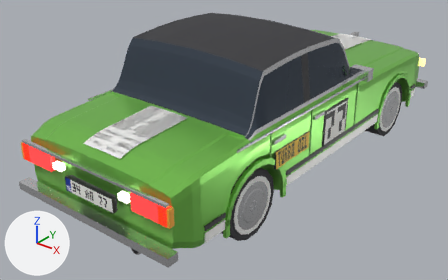
The glTF model assets/cars/kartal/kartal.glb as it was, and as the next commit left it.
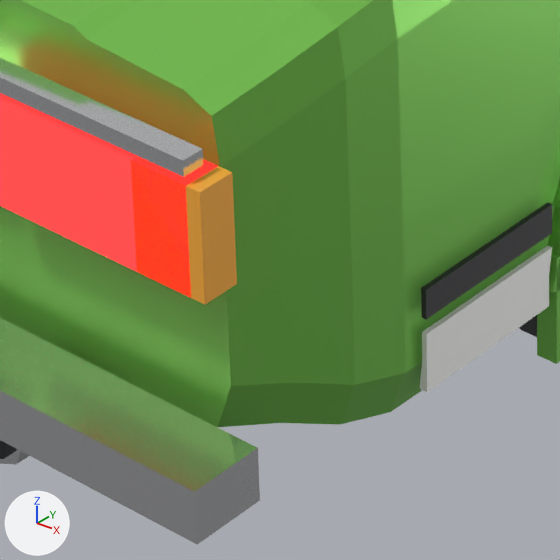
The first picture shows the older version from a 50 mm lens placed at (3.21, -4.64, 2.89), pointed at (-0.15, -0.44, 0.29). The close-ups show the older and then the newer version on the part from 30% to 51% of the width and 64% to 97% of the height of that picture. Only the edits that show in the close-ups are written down. Every picture has the same lights, and +X, +Y and +Z are marked at lower left. Where no turn or scale is listed for an object, it has been applied to the vertices. Vertices at exactly the same position are counted once.

In view in the first close-up: 'body', 'livery' and 1 more.
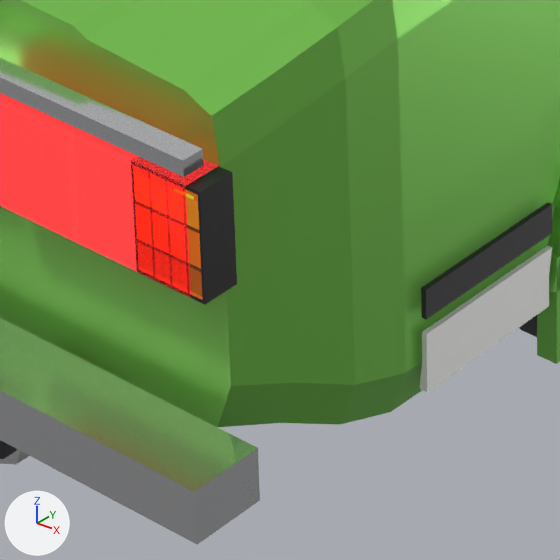
Location of each change, [x1, y1, x2, y2] in pixels of the close-ups (560 x 560 px):
'body', surface changed (darker)
    both: [0, 35, 240, 308]
part 1 of me_body, surface changed (darker)
    both: [0, 93, 237, 305]

The change in detail:
Picture 'detail_indicator' (img_detail_indicator) is new.
Picture 'detail_taillight' (img_detail_taillight) is new.
Picture 'detail_headlight' (img_detail_headlight) is new.
In material 'car_headlight' (mat_car_headlight), base_color is no longer (1.0, 0.97, 0.88), white #fffcf1.
In material 'car_headlight' (mat_car_headlight), texture is now set to img_detail_headlight.
In material 'car_taillight' (mat_car_taillight), base_color is no longer (0.85, 0.04, 0.04), red #ed3838.
In material 'car_taillight' (mat_car_taillight), texture is now set to img_detail_taillight.
In material 'car_indicator' (mat_car_indicator), base_color is no longer (1.0, 0.45, 0.05), orange #ffb33f.
In material 'car_indicator' (mat_car_indicator), texture is now set to img_detail_indicator.
me_body has 3032 vertices, 5704 faces and spans x -0.96..0.96, y -2.25..2.12, z 0.23..1.41.
me_body is used by ob_body; location (0.0, 0.0, 0.0).
me_body part 1: texture (UV) coordinates of 132 of 5704 faces, centred in x -0.8..0.8, y -2.2..2.07, z 0.51..0.73, changed; they spanned u 0.0..0.0, v 0.0..0.0 and now span u 0.0..9.0, v 0.0..2.22.
